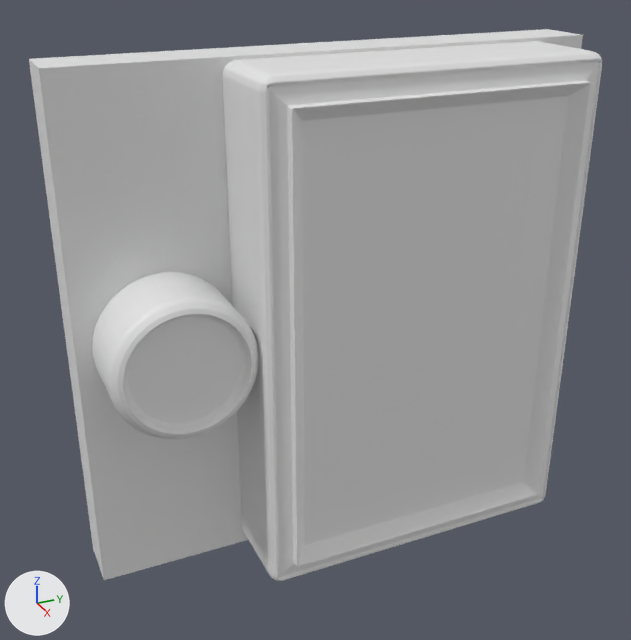
The Blender file models/timer.blend as it was, and as the next commit left it.
Camera for both pictures: a 50 mm lens placed at (0.0246, -0.0146, 0.0127), pointed at (-0.001, -0.0031, -0.0001). Arrows for +X, +Y and +Z are at lower left; the lights stay in place.
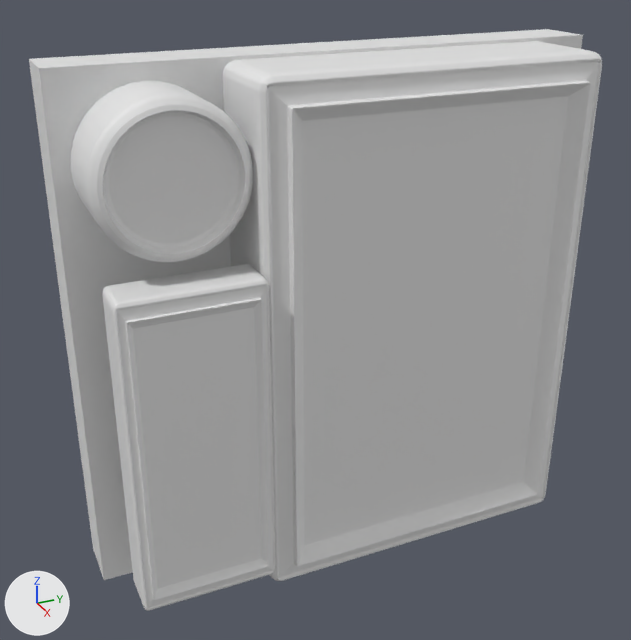
Location of each change, [x1, y1, x2, y2] in pixels of the pictures (631 x 640 px):
'Cube.001', added
    after: [102, 264, 275, 611]
'Cylinder', moved
    before: [92, 272, 259, 439]
    after: [70, 81, 253, 262]

The change in detail:
Object 'Cylinder' (ob_cylinder) moves from (0.0, -0.0784, 1.396) to (1.001, -0.0784, 1.396).
Object 'Cube.001' (ob_cube_001) is new; it shows a copy of the mesh of ob_cube.
Its parent is ob_cube.
Its matrix parent inverse is Matrix(((0.0, 0.0, 166.7, 0.0), (-166.7, 0.0, 0.0, 0.0), (0.0, -166.7, 0.0, 0.0), (0.0, 0.0, 0.0, 1.0))).
Its location is (0.00148, -0.00829, -0.00245).
Its rotation in degrees is (0, -90, 90).
Its scale is (0.00374, 0.00232, 0.00232).
It gains a BEVEL modifier named 'Bevel'.
Modifier setting: width = 1.0.
Modifier setting: width_pct = 1.0.
Modifier setting: segments = 2.
Modifier setting: limit_method = 'NONE'.
Modifier setting: offset_type = 'WIDTH'.
Modifier setting: spread = 0.0.
